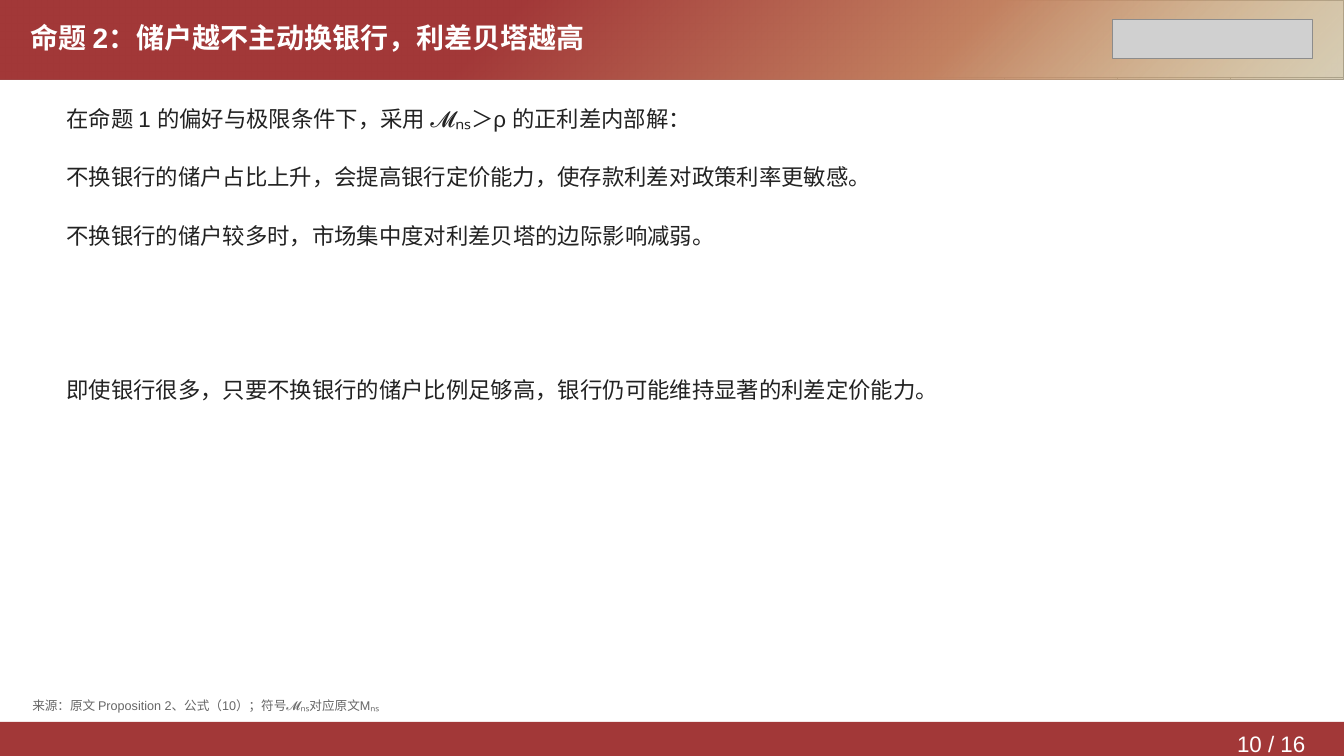
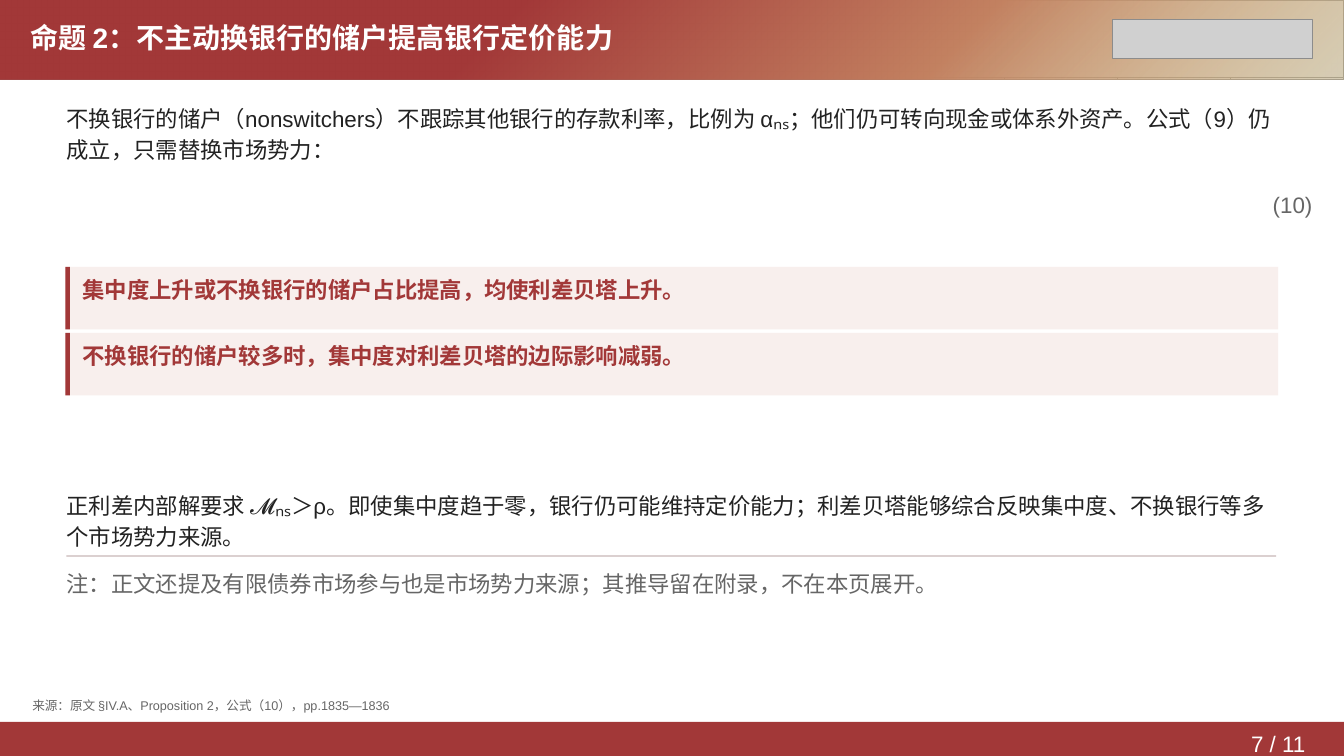
Before and after one commit to Yutingee/trial, a slide deck: slide 7 of deliverables/DepositsChannel-Model.pptx (slide 10 before the commit). Drawn at 1344x756 pixels with LibreOffice and Linux fonts; fonts in the diff are those of the drawing; grey boxes stand for pictures. Boxes give left, top, right and bottom in pixels: in the first picture for what was removed or moved away, otherwise in the second. Text is boxed around its words. In the diff, an @@ line names an element or a change of style, - is before the commit and + after.

```diff
--- a/deliverables/DepositsChannel-Model.pptx
+++ b/deliverables/DepositsChannel-Model.pptx
@@ text at (30, 24, 613, 51): text changed @@
-命题 2：储户越不主动换银行，利差贝塔越高
+命题 2：不主动换银行的储户提高银行定价能力
@@ text at (66, 108, 1270, 160): text changed @@
-在命题 1 的偏好与极限条件下，采用 𝓜ₙₛ＞ρ 的正利差内部解：
+不换银行的储户（nonswitchers）不跟踪其他银行的存款利率，比例为 αₙₛ；他们仍可转向现金或体系外资产。公式（9）仍成立，只需替换市场势力：
@@ text removed at (66, 166, 870, 187) @@
-不换银行的储户占比上升，会提高银行定价能力，使存款利差对政策利率更敏感。
@@ text added at (1273, 197, 1313, 218), 16 pt, text #666666 @@
+(10)
@@ rectangle added at (66, 267, 1278, 330), fill #F8EFED @@
@@ rectangle added at (66, 267, 70, 330), fill #A23838 @@
@@ text added at (83, 279, 686, 301), 16 pt, text #A23838, bold @@
+集中度上升或不换银行的储户占比提高，均使利差贝塔上升。
@@ rectangle added at (66, 333, 1278, 395), fill #F8EFED @@
@@ rectangle added at (66, 333, 70, 395), fill #A23838 @@
@@ text at (83, 345, 686, 367): text changed; text colour #222222 to #A23838; bold on @@
-不换银行的储户较多时，市场集中度对利差贝塔的边际影响减弱。
+不换银行的储户较多时，集中度对利差贝塔的边际影响减弱。
@@ text removed at (66, 379, 937, 400) @@
-即使银行很多，只要不换银行的储户比例足够高，银行仍可能维持显著的利差定价能力。
@@ text added at (66, 495, 1264, 547), 16 pt, text #222222 @@
+正利差内部解要求 𝓜ₙₛ＞ρ。即使集中度趋于零，银行仍可能维持定价能力；利差贝塔能够综合反映集中度、不换银行等多个市场势力来源。
@@ rectangle added at (67, 556, 1276, 557), fill #C8B8B8 @@
@@ text added at (66, 573, 937, 595), 16 pt, text #666666 @@
+注：正文还提及有限债券市场参与也是市场势力来源；其推导留在附录，不在本页展开。
@@ text at (32, 699, 390, 713): text changed @@
-来源：原文 Proposition 2、公式（10）；符号𝓜ₙₛ对应原文Mₙₛ
+来源：原文 §IV.A、Proposition 2，公式（10），pp.1835—1836
@@ text at (1251, 736, 1305, 752): text changed @@
-10 / 16
+7 / 11
```
Also in this commit, not shown: 9 other slides changed, 1 slide added, 6 slides removed, 2 other files.
